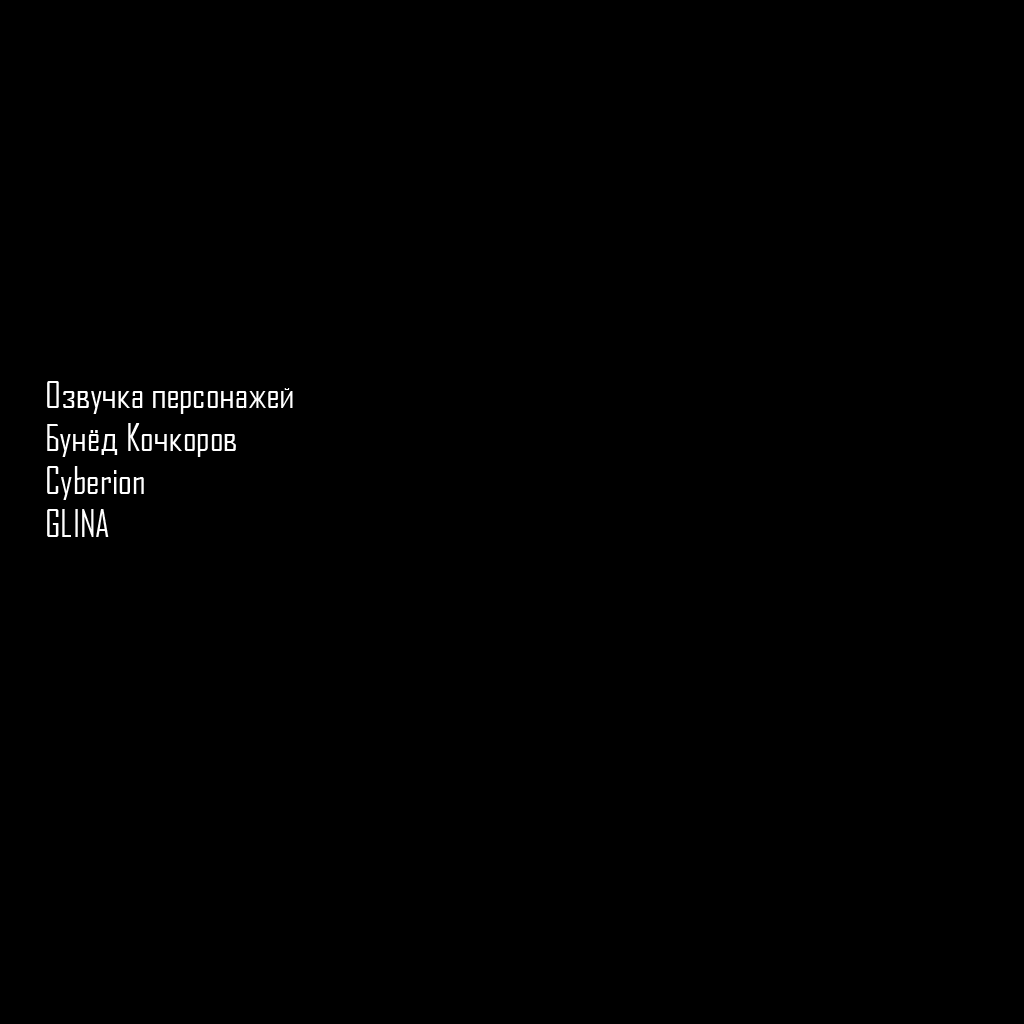
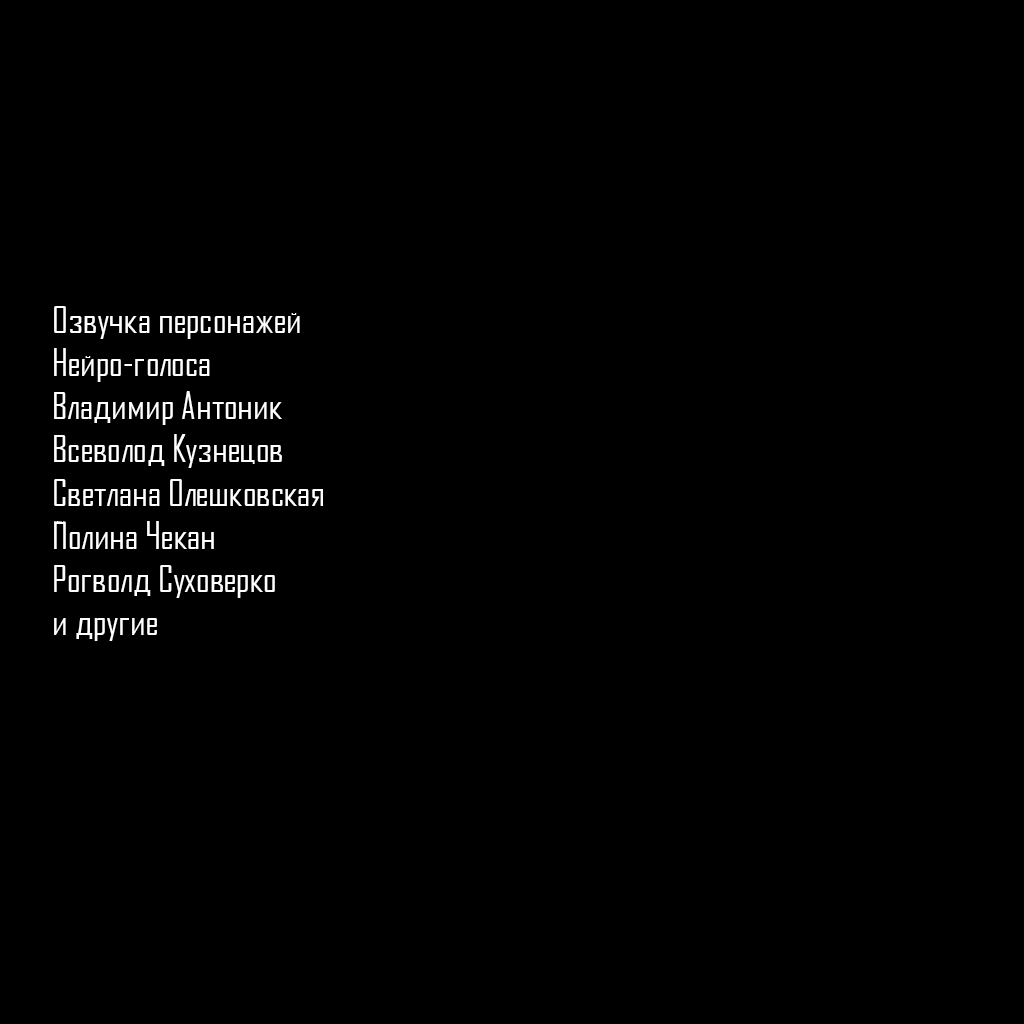
Layers edited between the first and the second 1024×1024 image:
renamed "Озвучка персонажей Бунёд Кочкоров Cyberion GLINA" to "Озвучка персонажей Нейро-голоса Владимир Антоник Всеволод Кузне", painted on it over left=47, top=306, right=323, bottom=641
